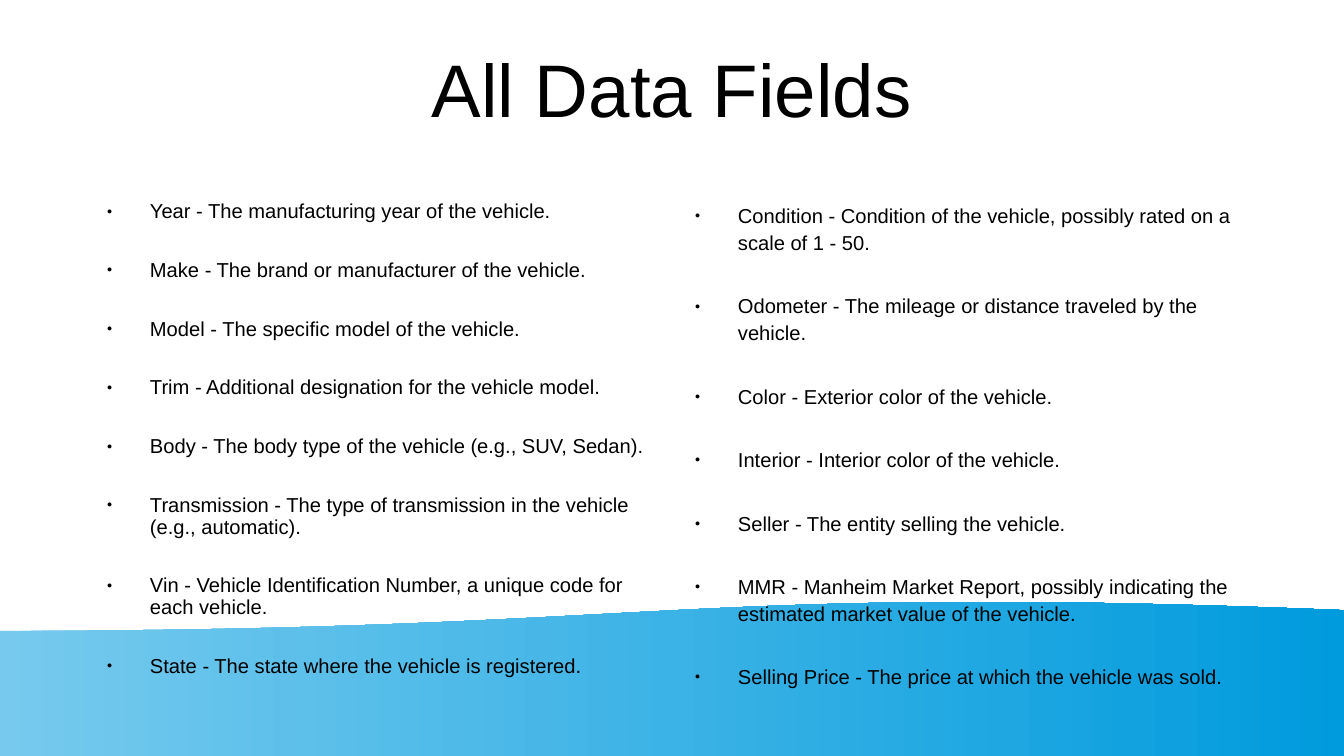
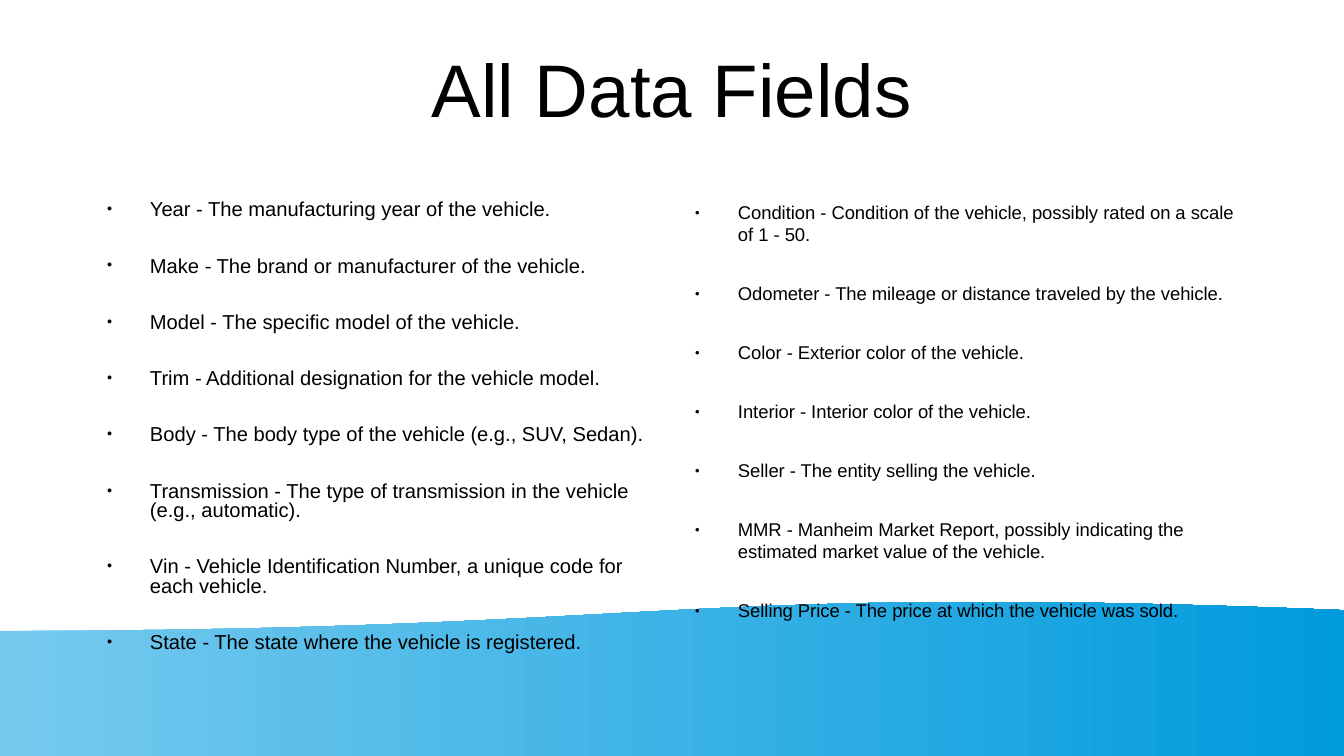
Before and after one commit to sbowler/project-one, a slide deck: slide 18 of presentations/project1_presentation.pptx (slide 16 before the commit). Drawn at 1344x756 pixels with LibreOffice and Linux fonts; fonts in the diff are those of the drawing. Boxes give left, top, right and bottom in pixels: in the first picture for what was removed or moved away, otherwise in the second. Text is boxed around its words. In the diff, an @@ line names an element or a change of style, - is before the commit and + after.

```diff
--- a/presentations/project1_presentation.pptx
+++ b/presentations/project1_presentation.pptx
@@ text "Year - The manufacturing year ..." at (x1=150, y1=201, x2=643, y2=653): line spacing 0.9 to 0.8 @@
@@ text "Condition - Condition of the ..." at (x1=426, y1=201, x2=1223, y2=621): size 11.9 to 10.8 pt; line spacing 1.1 to 1 @@
```
Also in this commit, not shown: 1 other slide changed, 3 slides added, 1 slide removed.
